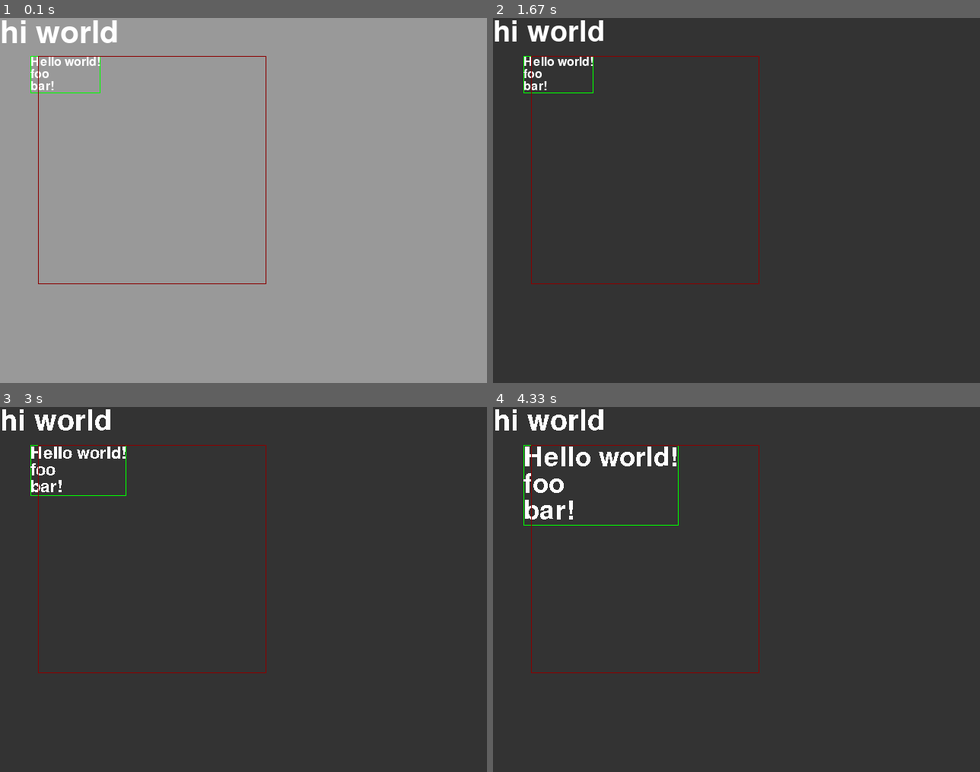
Above: before the commit, frames 1-4 (two rows, left to right).
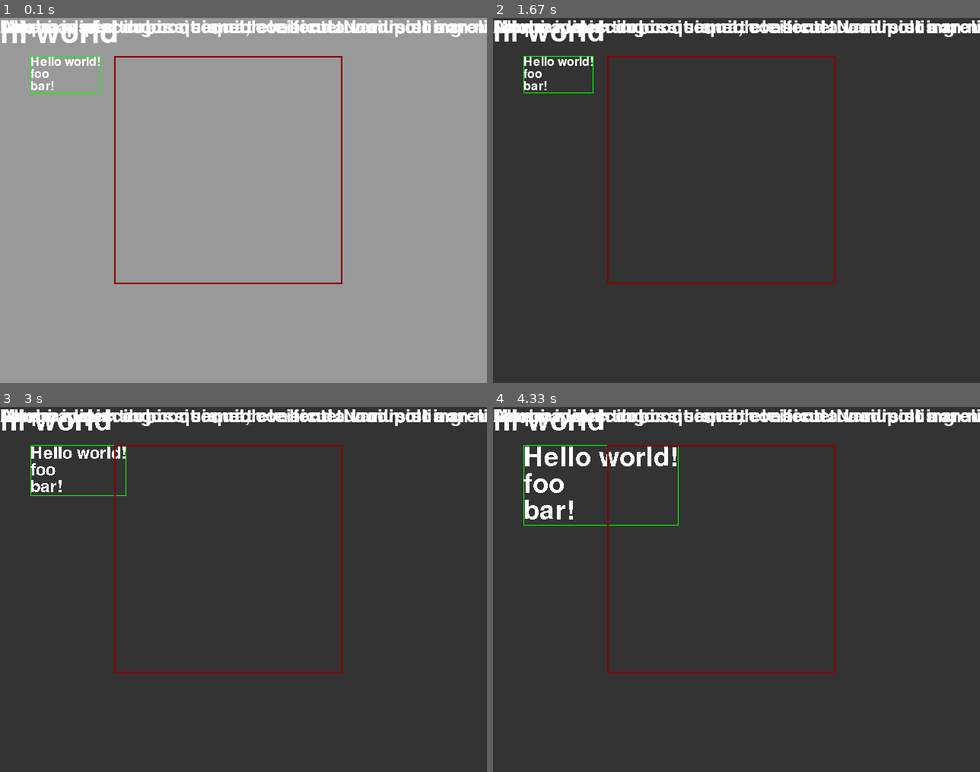
Above: after the commit, the same moments.

Repository: ninmonkey/pygame-demos
Game: pygame game, started from text/main.py
The game is run twice, just before and just after one commit, with the same random seed, the same clock (stepped at 60 frames per second) and the same inputs.
Inputs (mouse positions are in pixels of both pictures, inside the frame that each line leads up to):
- Up to frame 1 (0.1 s): no input
- Up to frame 2 (1.67 s): tap one key every 0.33 s from 0.33 s: 3 Space 1 4
- Up to frame 3 (3 s): tap A at 2.17 s; tap 4 at 2.5, 2.9 s; move the mouse to (418, 560) at 2.87 s
- Up to frame 4 (4.33 s): tap 4 at 3.2, 3.4, 3.7, 3.9, 4.2 s; move the mouse to (906, 662) at 3.37 s; move the mouse to (755, 574) at 3.87 s

The runs differ from the first frame. In frame 1, 3.4% of the frame differs, in the area x 0-100%, y 0-73%; in frame 2, 3.4%; in frame 3, 3.4%; in frame 4, 3.4%.

Commit message:
TextWrap() added

Diff:
--- a/text/main.py
+++ b/text/main.py
@@ -25,7 +25,7 @@
         self.text_wall.parse_text("Hello world!\nfoo\nbar!")
         self.text_wall.offset.topleft = (40,50)
 
-        self.text_wrap = TextWrap(None, 36, Rect(50,50,300,300), "Hi world")
+        self.text_wrap = TextWrap(None, 36, Rect(150,50,300,300), "Hi world")
         self.text_wrap.parse_text(lorem)
 
     def loop(self):
--- a/text/textcache.py
+++ b/text/textcache.py
@@ -144,7 +144,7 @@
         self.text_lines = [ TextLine(self.font, self.font_size, line) for line in self._text_parsed ]
         for t in self.text_lines:
             t.aa = self.aa
-            t.font_size = self.font_size
+
         self._calc_offset()
 
     def _calc_offset(self):
@@ -228,13 +228,22 @@
 class TextWrap(object):
     """Different than TextWall() in that this auto-wraps text to fit boundry.
     If text is too large/long, it will be truncate.
+    Some duplicate code in TextWall(), may refactor.
     """
     def __init__(self, font=None, size=16, rect_wrap=None, text="", color_fg=None):
         """
         propertie:
             boundry: Rect() to force text to fit
         """
+        self.dirty = True
         self.screen = pygame.display.get_surface()
+        self.font = font
+        self.color_fg = color_fg
+        self.aa = True
+        self.font_size = size
+
+        self.text = text
+
         if rect_wrap is None:
             self.rect_wrap = self.screen.get_rect()
         else:
@@ -246,7 +255,50 @@
             self.color_fg = color_fg
 
     def parse_text(self, text):
+        # splits string "\n" to drawn text
+        self.dirty = True
+        self._text_raw = text
+        self._text_parsed = self._text_raw.split("\n")
+
+
+    def draw(self, dest=None):
+        self._calc_offset()
+        if dest is None: dest = self.screen
+        if self.dirty or not self.text_lines: self._render()
+        for text in self.text_lines: text.draw(dest)
+
+        if debug: pygame.draw.rect(self.screen, Color("orange"), self.rect, 1)
+        if debug: pygame.draw.rect(self.screen, Color("darkred"), self.rect_wrap, 2)
+
+    def _calc_offset(self):
+        # get offsets for each line and set self.rect to container rect
         pass
 
-    def draw(self):
-        if debug: pygame.draw.rect(self.screen, Color("darkred"), self.rect_wrap, 1)
+
+    def _render(self):
+        # create cache'd
+        self.dirty = False
+        self.text_lines = [ TextLine(self.font, self.font_size, line, self.color_fg)
+                            for line in self._text_parsed ]
+
+        for t in self.text_lines:
+            t.aa = self.aa
+
+        self.rect = self.rect_wrap.copy()
+
+
+    @property
+    def text(self):
+        # Modify and parse new text
+        return self._text
+
+    @text.setter
+    def text(self, text):
+        try:
+            if self._text_raw == text: return
+        except AttributeError:
+            self._text_raw = text
+
+        self.dirty = True
+        self._text_raw = text
+        self.parse_text(self._text_raw)
